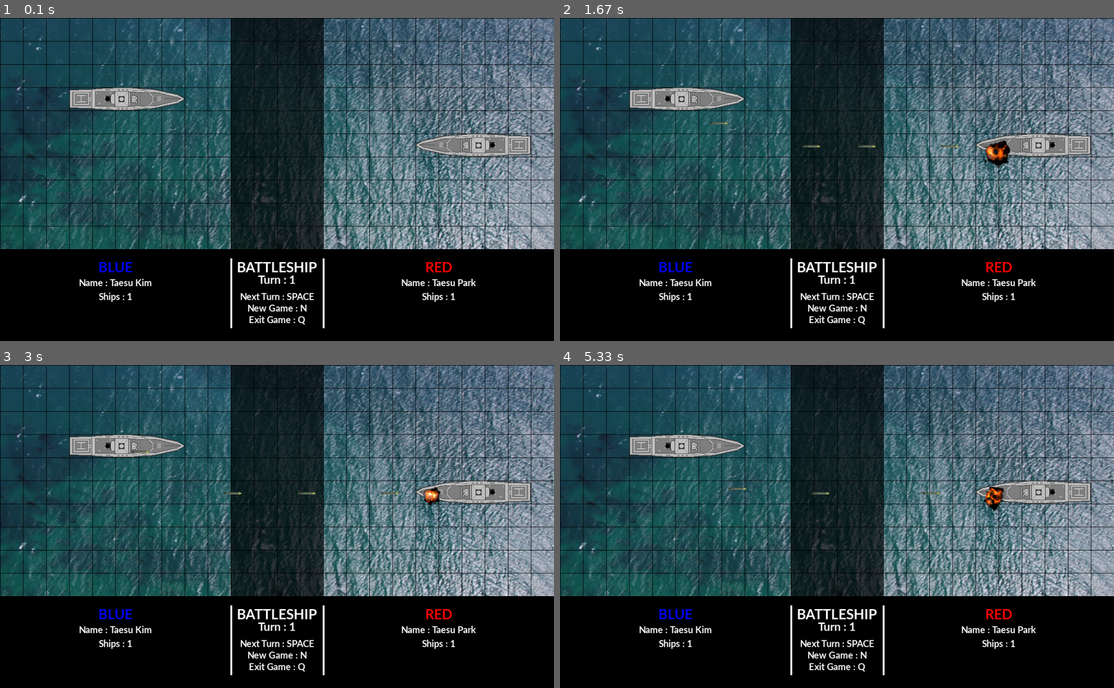
Above: before the commit, frames 1-4 (two rows, left to right).
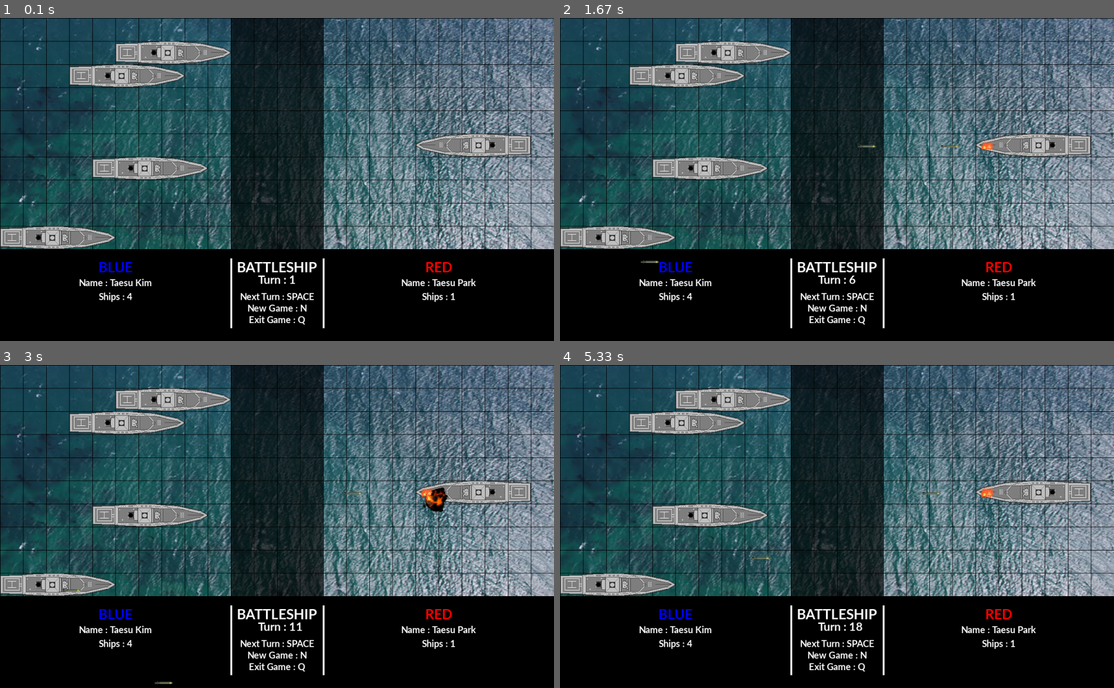
Above: after the commit, the same moments.

Repository: kimts2627/pygame_battleship
Game: pygame game, started from game.py
Same seed, same stepped clock (60 frames per second), same inputs: the game is played once before the commit and once after it.
Inputs:
- Up to frame 1 (0.1 s): no input
- Up to frame 2 (1.67 s): tap Space at 0.33, 0.73, 1.03, 1.23, 1.57 s
- Up to frame 3 (3 s): tap Space at 1.87, 2.07, 2.37, 2.63, 2.97 s
- Up to frame 4 (5.33 s): tap Space at 3.27, 3.4, 3.8, 4.1, 4.47, 4.87, 5.17 s

The runs differ from the first frame. In frame 1, 6.1% of the frame differs, in the area x 0-42%, y 7-88%; in frame 2, 6.5%; in frame 3, 6.5%, in the area x 0-81%, y 7-99%; in frame 4, 6.4%.

Commit message:
[Frontend] <feature, refactor>: Add MyAi class
인공지능 적용을 위한 AI클래스를 적용 하였습니다.
AI클래스로 부터 초기 ship 배치가 가능합니다.
미사일 충돌 후 이펙트를 위한 Fire 클래스가 추가 되었습니다.
기본 프레임 (60)과 다른 프레임 적용을 위해 Explode 클래스가 리팩토링 되었습니다.

Diff:
--- a/game.py
+++ b/game.py
@@ -1,12 +1,14 @@
 import pygame as pg
 import sys
 import random
+import time
 from os import path
 from globals import *
 from ai_blue import *
 from ai_red import *
 
 pg.init()
+map_data = []
 clock = pg.time.Clock()
 turn = 1
 my_font = pg.font.SysFont('latobold', 30, True, False)
@@ -84,6 +86,7 @@
 def draw_text():
     screen.blit(message_title, title_rect)
     screen.blit(message_new_game, new_game_rect)
+    message_turn = my_font_2.render(TURN + f'{turn}', True, WHITE)
     screen.blit(message_turn, turn_rect)
     screen.blit(message_next_turn, next_turn_rect)
     screen.blit(message_exit_game, exit_game_rect)
@@ -100,6 +103,52 @@
     message_red_ships = my_font_3.render(LEFT_SHIPS + str(len(red_ships.sprites())), True, WHITE)
     screen.blit(message_red_ships, red_ships_rect)
 
+class Blank(pg.sprite.Sprite):
+    def __init__(self, col, row):
+        pg.sprite.Sprite.__init__(self)
+        self.grid_x = row * TILESIZE
+        self.grid_y = col * TILESIZE
+        self.image = pg.image.load(path.join('images', 'black.png')).convert_alpha()
+        self.rect = self.image.get_rect()
+        self.rect.x = self.grid_x
+        self.rect.y = self.grid_y
+
+class Sea(pg.sprite.Sprite):
+    def __init__(self, col, row):
+        pg.sprite.Sprite.__init__(self)
+        self.grid_x = row * TILESIZE
+        self.grid_y = col * TILESIZE
+        self.image = pg.image.load(path.join('images', 'none.png')).convert_alpha()
+        self.rect = self.image.get_rect()
+        self.rect.x = self.grid_x
+        self.rect.y = self.grid_y
+        self.child = None
+
+    def set_child(self, target_ship):
+        if target_ship:
+            fire = Fire(self.rect.x, self.rect.y, self)
+            self.child = fire
+            effect_group.add(fire)
+            print(f'({self.rect.x}, {self.rect.y}) has been attacked.')
+
+with open('map.txt', 'r') as file:
+    for line in file:
+        map_data.append(line.strip('\n').split(' '))
+for col in range(0, len(map_data)):
+    for row in range(0, len(map_data[col][0])):
+        if map_data[col][0][row] == 'o':
+            sea = Sea(col, row)
+            back_group.add(sea)
+        if map_data[col][0][row] == 'x':
+            blank = Blank(col, row)
+            back_group.add(blank)
+
+def draw_grid():
+    for x in range(0, WIDTH, TILESIZE):
+        pg.draw.line(screen, (0, 0, 0, 50), (x, 0), (x, 500))
+    for y in range(0, 500, TILESIZE):
+        pg.draw.line(screen, (0, 0, 0, 50), (0, y), (WIDTH, y))
+    back_group.draw(screen)
 
 def game_init():
     ai_blue = MyAi('blue', '김태수')
@@ -118,6 +167,7 @@
         self.rect.x = col
         self.rect.y = row
         self.speed = 10
+        self.curve = 5
 
     def update(self):
         print('update!')
@@ -133,6 +183,7 @@
             print(f'y는 {self.rect.y}')
             if self.rect.y > x:
                 self.rect.y = self.rect.y - self.speed
+                self.curve + 5
             elif self.rect.y < x:
                 self.rect.y = self.rect.y + self.speed
         if self.rect.y == y and self.rect.x == x:
@@ -149,13 +200,40 @@
         self.rect = self.image.get_rect()
         self.rect.centerx = col
         self.rect.centery = row
-
-    def update(self):
-        if self.current_img < 16:
-            self.current_img += 1
-        elif self.current_img == 16:
-            effect_group.empty()
-        self.image = pg.image.load(path.join('images', 'explode', f'explode{self.current_img}.png')).convert_alpha()
+        self.animation_time = round(100 / 1600, 2)
+        self.current_time = 0
+
+    def update(self, mt):
+        self.current_time += mt
+        if self.current_time >= self.animation_time:
+            if self.current_img < 16:
+                self.current_img += 1
+            elif self.current_img == 16:
+                effect_group.remove(self)
+            self.image = pg.image.load(path.join('images', 'explode', f'explode{self.current_img}.png')).convert_alpha()
+            self.current_time = 0
+
+class Fire(pg.sprite.Sprite):
+    def __init__(self, col, row, mother):
+        pg.sprite.Sprite.__init__(self)
+        self.mother_block = mother
+        self.current_img = 1
+        self.image = pg.image.load(path.join('images', 'fire', f'fire{self.current_img}.png')).convert_alpha()
+        self.rect = self.image.get_rect()
+        self.rect.centerx = col + 25
+        self.rect.centery = row + 25
+        self.animation_time = round(100 / 400, 2)
+        self.current_time = 0
+
+    def update(self, mt):
+        self.current_time += mt
+        if self.current_time >= self.animation_time:
+            if self.current_img < 4:
+                self.current_img += 1
+            elif self.current_img == 4:
+                self.current_img = 1
+            self.image = pg.image.load(path.join('images', 'fire', f'fire{self.current_img}.png')).convert_alpha()
+            self.current_time = 0
 
 class Ship(pg.sprite.Sprite):
     def __init__(self, col, row, team):
@@ -173,88 +251,51 @@
         y = self.rect.centery
         missile = Missile(x, y, self.team, target)
         missile_group.add(missile)
+        for i in back_group:
+            if i.rect.x == target.x and i.rect.y == target.y:
+                i.set_child(target)
 
     def mark_to_attacked(self):
         self.status = 'attacked'
 
-ship = Ship(150, 150, 'blue')
-blue_ships.add(ship)
+# ship = Ship(150, 150, 'blue')
+# blue_ships.add(ship)
 ship2 = Ship(900, 250, 'red')
 red_ships.add(ship2)
 
-class Blank(pg.sprite.Sprite):
-    def __init__(self, col, row):
-        pg.sprite.Sprite.__init__(self)
-        self.grid_x = row * TILESIZE
-        self.grid_y = col * TILESIZE
-        self.image = pg.image.load(path.join('images', 'black.png')).convert_alpha()
-        self.rect = self.image.get_rect()
-        self.rect.x = self.grid_x
-        self.rect.y = self.grid_y
-
-class Sea(pg.sprite.Sprite):
-    def __init__(self, col, row):
-        pg.sprite.Sprite.__init__(self)
-        self.grid_x = row * TILESIZE
-        self.grid_y = col * TILESIZE
-        self.image = pg.image.load(path.join('images', 'none.png')).convert_alpha()
-        self.rect = self.image.get_rect()
-        self.rect.x = self.grid_x
-        self.rect.y = self.grid_y
-        self.status = 'normal'
-
-    def set_status(self, status):
-        self.status = status
-        print(f'({self.rect.x}, {self.rect.y}) has been attacked.')
-
 class MyAi:
-    def __init__(self, team, name):
+    def __init__(self, team, name, initail_map):
         self.team = team
         self.name = name or 'unnamed'
         self.ships = []
-
-    # def set_ships_pos(self, ships_pos):
-    #     print('')
+        self.map = initail_map
 
     def create_ships(self):
-        SHIPS_POS = [[150, 100], [250, 50], [200, 300], [450, 150]]
-        for i in self.ships:
+        SHIPS_POS = [[150, 100], [250, 50], [200, 300], [0, 450]]
+        for i in SHIPS_POS:
             new_ship = Ship(i[0], i[1], self.team)
             if self.team == 'blue':
                 self.ships.append(new_ship)
+                blue_ships.add(new_ship)
+            elif self.team == 'red':
+                self.ships.append(new_ship)
+                red_ships.add(new_ship)
 
     def attack(self):
         print('')
 
-    def ai_action(self):
+    def ai_action(self, turn):
         print('')
 
     def ai_init(self):
         self.create_ships()
         print('')
 
-    def update_status(self, map):
+    def update_status(self):
         print('')
 
-map_data = []
-with open('map.txt', 'r') as file:
-    for line in file:
-        map_data.append(line.strip('\n').split(' '))
-for col in range(0, len(map_data)):
-    for row in range(0, len(map_data[col][0])):
-        if map_data[col][0][row] == 'o':
-            sea = Sea(col, row)
-            back_group.add(sea)
-        if map_data[col][0][row] == 'x':
-            blank = Blank(col, row)
-            back_group.add(blank)
-
-def draw_grid():
-    for x in range(0, WIDTH, TILESIZE):
-        pg.draw.line(screen, (0, 0, 0, 50), (x, 0), (x, 500))
-    for y in range(0, 500, TILESIZE):
-        pg.draw.line(screen, (0, 0, 0, 50), (0, y), (WIDTH, y))
-    back_group.draw(screen)
+blue_man = MyAi('blue', 'Taesu Kim', map)
+blue_man.create_ships()
 
 done = False
 while not done:
@@ -264,9 +305,10 @@
             done = True
         elif event.type == pg.KEYDOWN:
             if event.key == pg.K_SPACE:
-                ships_num = len(red_ships.sprites())
+                ships_num = len(blue_ships.sprites())
                 ship = blue_ships.sprites()[random.randrange(0, ships_num)]
                 ship.attack(red_ships.sprites()[0].rect)
+                turn += 1
     screen.fill(BLACK)
 
     screen.blit(background, (0, -176))
@@ -277,7 +319,8 @@
     missile_group.draw(screen)
     missile_group.update()
     effect_group.draw(screen)
-    effect_group.update()
+    mt = 0.06
+    effect_group.update(mt)
     pg.display.update()
 
 pg.quit()
Binary file added: images/fire/fire1.png
Binary file added: images/fire/fire2.png
Binary file added: images/fire/fire3.png
Binary file added: images/fire/fire4.png
